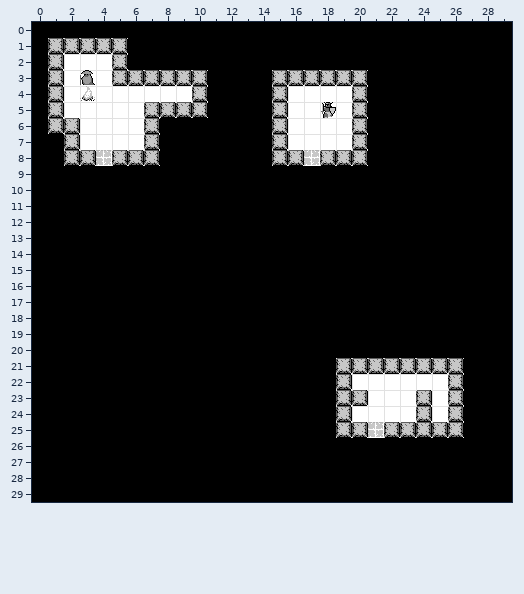
An edit to a level. Tiled map, assets/oubliette.tmx. The picture above was drawn from the file before the commit.
Cells are 16x16 px. Shown: x 0..29, y 0..29.
The same view after the edit:
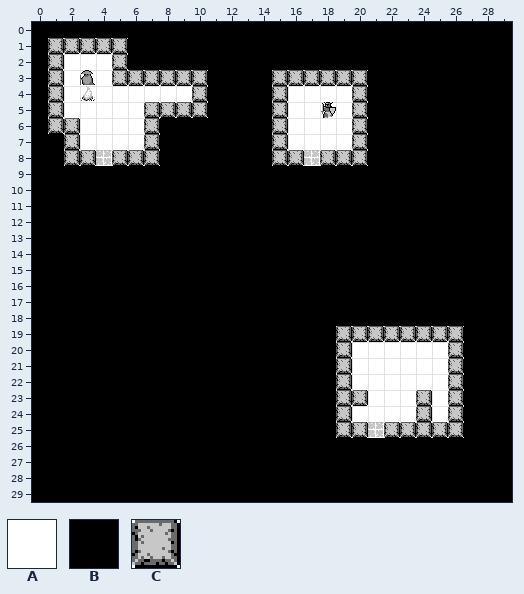
Key: from "valley-graphics-16x16-dungeon": A 0, B 2, C 3.
_ is an empty cell, . an unchanged one.
From the commit log: oubliette level select
Difference:
--- layer "Tile Layer 1"
@@ x 19..26 @@
-19 BBBBBBBB
-20 BBBBBBBB
-21 .CCCCCC.
+19 CCCCCCCC
+20 CAAAAAAC
+21 .AAAAAA.
Changed places in both pictures, as pixel boxes (x1, y1, x2, y2):
changed: (336, 326, 464, 374)
